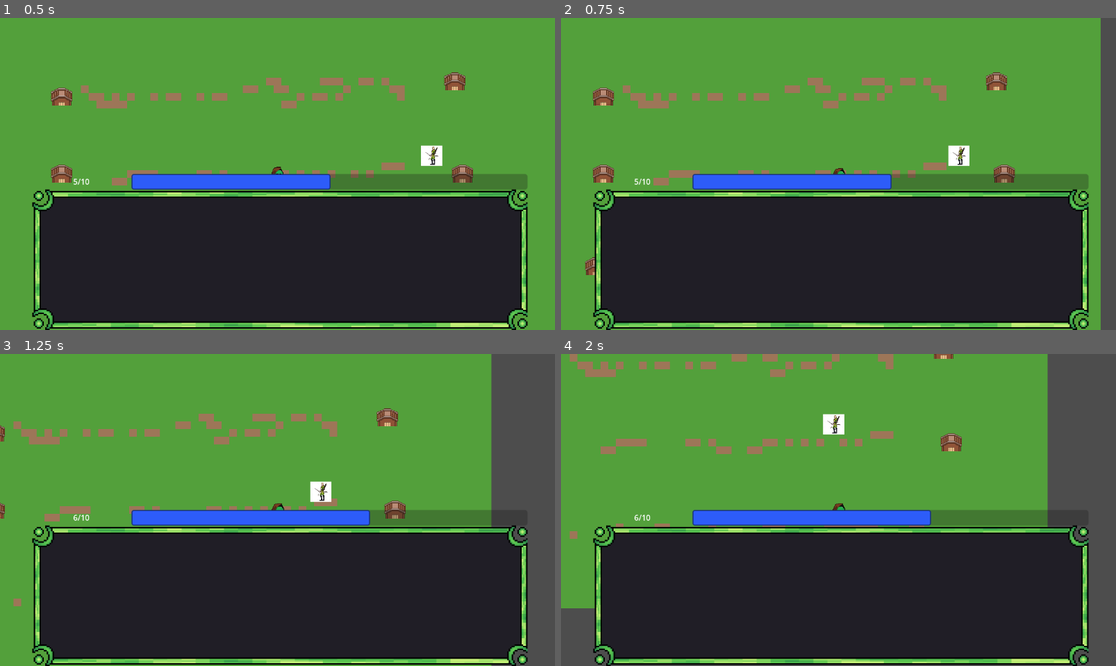
Above: before the commit, frames 1-4 (two rows, left to right).
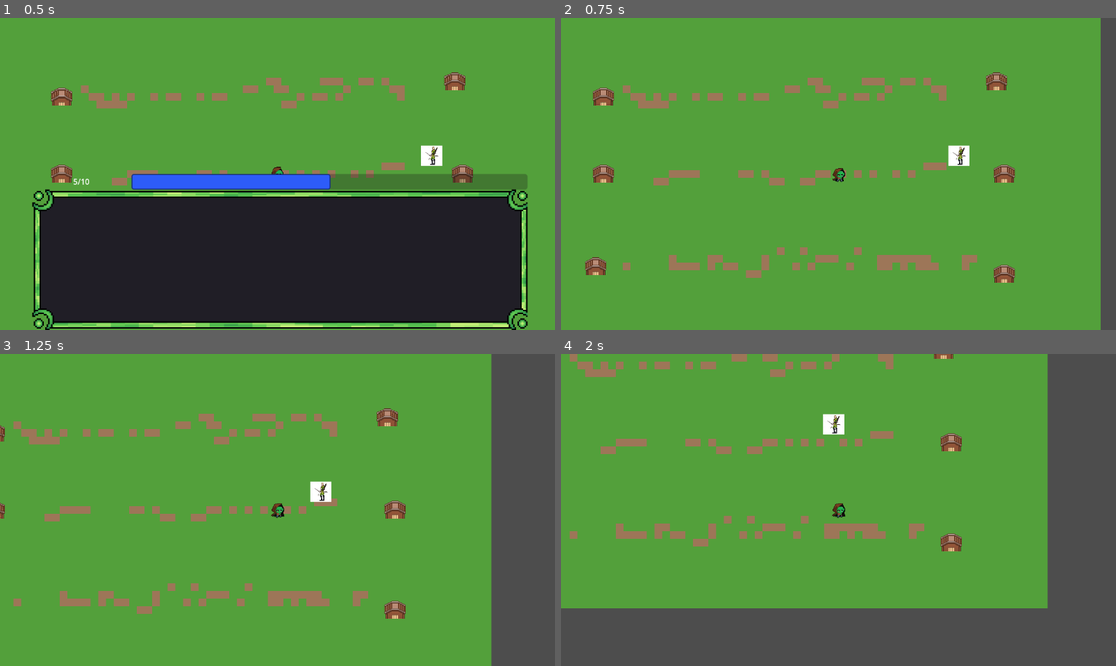
Above: after the commit, the same moments.

Repository: iamkuo/godot_battle_system_test
Game: Godot game, scene res://scenes/Main.tscn
Same seed, same stepped clock (60 frames per second), same inputs: the game is played once before the commit and once after it.
Inputs:
- Up to frame 1 (0.5 s): no input
- Up to frame 2 (0.75 s): tap Enter (ui_accept) at 0.5 s; hold D (ui_right) from 0.53 s (still down); hold Enter (ui_accept) from 0.53 s (still down); tap Tab at 0.6 s
- Up to frame 3 (1.25 s): keep holding D (ui_right); keep holding Enter (ui_accept)
- Up to frame 4 (2 s): release D (ui_right) at 1.28 s; release Enter (ui_accept) at 1.28 s; hold S (ui_down) from 1.28 s (still down); tap Enter (ui_accept) at 1.35, 1.52, 1.82 s; tap Tab at 1.55 s

Frame 1 is identical in both runs. In frame 2, 42% of the frame differs, in the area x 5-96%, y 49-100%; in frame 3, 42%; in frame 4, 42%.

Commit message:
added tab toggle summon gui

Diff:
--- a/scripts/spawn_ui.gd
+++ b/scripts/spawn_ui.gd
@@ -1,4 +1,4 @@
-extends Node
+extends Control
 signal elixir_changed(current:int)
 
 @export var max_elixir:int = 10
@@ -16,6 +16,10 @@
 		elixir_bar.value = current
 	# Connect to our own signal to update UI
 	elixir_changed.connect(_update_ui)
+
+func _input(event: InputEvent) -> void:
+	if event.is_action_pressed("ui_accept") or (event is InputEventKey and event.keycode == KEY_TAB and event.pressed):
+		visible = not visible
 
 func _process(delta):
 	current = min(max_elixir, current + regen_per_sec * delta)
